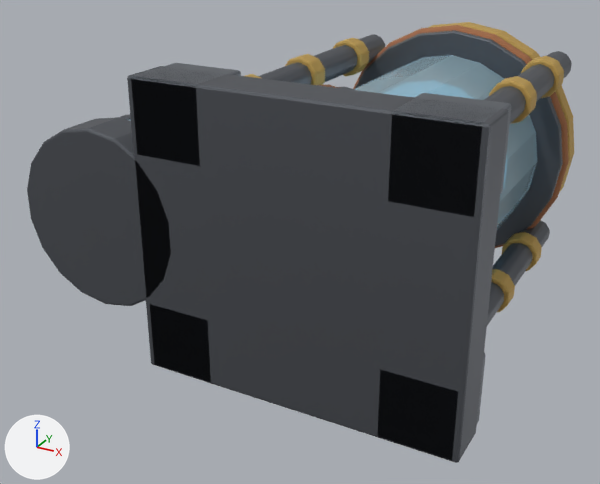
What one commit did to the FBX model Assets/GeneratedBaseItems/12_Water_Purifier_Station.fbx.
Both versions are drawn from a camera (50 mm lens) standing at (1.22, -1.83, 1.0) and looking at (-0.16, 0.68, -0.26). Every picture has the same lights, and +X, +Y and +Z are marked at lower left. The picture after the commit comes second.

Script lines for the objects in view, before the commit:
```python
ob_12_water_purifier_station = bpy.data.objects.new('12_Water_Purifier_Station', me_12_water_purifier_station_baked)
ob_12_water_purifier_station.location = (0.0, 0.0, 0.0)
```
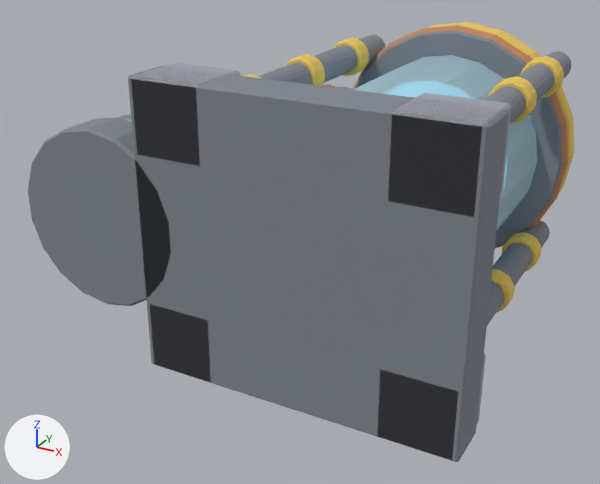
Pixel boxes [x1, y1, x2, y2] of what changed, in the pictures (600 x 484 px):
'12_Water_Purifier_Station', recoloured, surface changed, reshaped: before [27, 22, 574, 463]; after [28, 22, 574, 462]
part 1 of me_12_water_purifier_station_baked, cut back (mostly hidden): before [27, 24, 572, 463]

The change, as a list of edits to the scene's bpy script:
```text
Change mat_glass___pale_reflection:
    mat_glass___pale_reflection.base_color: (0.42, 0.62, 0.72) -> (0.52, 0.78, 0.88)  # blue #adcedd -> cyan #bfe5f1
    mat_glass___pale_reflection.roughness: 0.18 -> 0.35
Change mat_iron___dark_forged_steel:
    mat_iron___dark_forged_steel.metallic: 0.82 -> 0.0
    mat_iron___dark_forged_steel.base_color: (0.14, 0.15, 0.17) -> (0.22, 0.24, 0.28)  # grey #696c73 -> grey #818690
    mat_iron___dark_forged_steel.roughness: 0.52 -> 0.96
Change mat_hazard___faded_amber:
    mat_hazard___faded_amber.metallic: 0.28 -> 0.0
    mat_hazard___faded_amber.base_color: (0.54, 0.35, 0.09) -> (0.82, 0.58, 0.12)  # orange #c2a055 -> yellow #eac861
    mat_hazard___faded_amber.roughness: 0.62 -> 0.96
Change mat_titanium___graphite_armor:
    mat_titanium___graphite_armor.metallic: 0.86 -> 0.0
    mat_titanium___graphite_armor.base_color: (0.19, 0.21, 0.24) -> (0.35, 0.36, 0.42)  # grey #797e86 -> grey #a0a2ad
    mat_titanium___graphite_armor.roughness: 0.42 -> 0.96
Change mat_rust___orange_oxide:
    mat_rust___orange_oxide.metallic: 0.25 -> 0.0
    mat_rust___orange_oxide.base_color: (0.38, 0.16, 0.07) -> (0.54, 0.25, 0.12)  # brown #a66f4b -> orange #c28961
    mat_rust___orange_oxide.roughness: 0.82 -> 0.96
Change mat_iron___scraped_edges:
    mat_iron___scraped_edges.metallic: 0.85 -> 0.0
    mat_iron___scraped_edges.base_color: (0.3, 0.32, 0.35) -> (0.46, 0.49, 0.54)  # grey #9599a0 -> light grey #b5bac2
    mat_iron___scraped_edges.roughness: 0.45 -> 0.96
Change mat_charcoal___blackened:
    mat_charcoal___blackened.base_color: (0.07, 0.07, 0.08) -> (0.13, 0.13, 0.15)  # dark grey #4b4b50 -> dark grey #65656c
    mat_charcoal___blackened.roughness: 0.92 -> 0.96
Change mat_mortar___pale_sand:
    mat_mortar___pale_sand.base_color: (0.3, 0.28, 0.25) -> (0.44, 0.41, 0.38)  # grey #959089 -> grey #b1aca6
    mat_mortar___pale_sand.roughness: 0.9 -> 0.96
Change mat_water___purified_cyan:
    mat_water___purified_cyan.base_color: (0.14, 0.48, 0.68) -> (0.18, 0.66, 0.88)  # cyan #69b8d7 -> cyan #76d4f1
    mat_water___purified_cyan.roughness: 0.15 -> 0.96
    mat_water___purified_cyan.emission_color: (0.1, 0.42, 0.65) -> (0.14, 0.58, 0.82)  # blue #59add3 -> cyan #69c8ea
    mat_water___purified_cyan.emission_strength: 0.45 -> 0.65
Change mat_titanium___bright_bevel:
    mat_titanium___bright_bevel.metallic: 0.88 -> 0.0
    mat_titanium___bright_bevel.base_color: (0.36, 0.39, 0.43) -> (0.52, 0.54, 0.6)  # grey #a2a8af -> light grey #bfc2cb
    mat_titanium___bright_bevel.roughness: 0.38 -> 0.96
Change mat_bone___infected_ivory:
    mat_bone___infected_ivory.base_color: (0.58, 0.52, 0.4) -> (0.74, 0.68, 0.54)  # light grey #c8bfaa -> pale yellow #dfd7c2
    mat_bone___infected_ivory.roughness: 0.72 -> 0.96
Change me_12_water_purifier_station_baked:
    remove me_12_water_purifier_station_baked.from_pydata(...)  # 7036 vertices, 6632 faces; spans x -0.82..0.71, y 0.0..1.72, z -0.5..0.48
    add me_12_water_purifier_station_baked.from_pydata(...)  # 4044 vertices, 3852 faces; spans x -0.82..0.71, y 0.0..1.72, z -0.5..0.48
    me_12_water_purifier_station_baked part 1: 9 vertices moved within x 0.06..0.3, y 1.32..1.72, z -0.48..0.12; 2992 vertices removed from x -0.81..0.71, y 0.0..1.72, z -0.49..0.48
```
